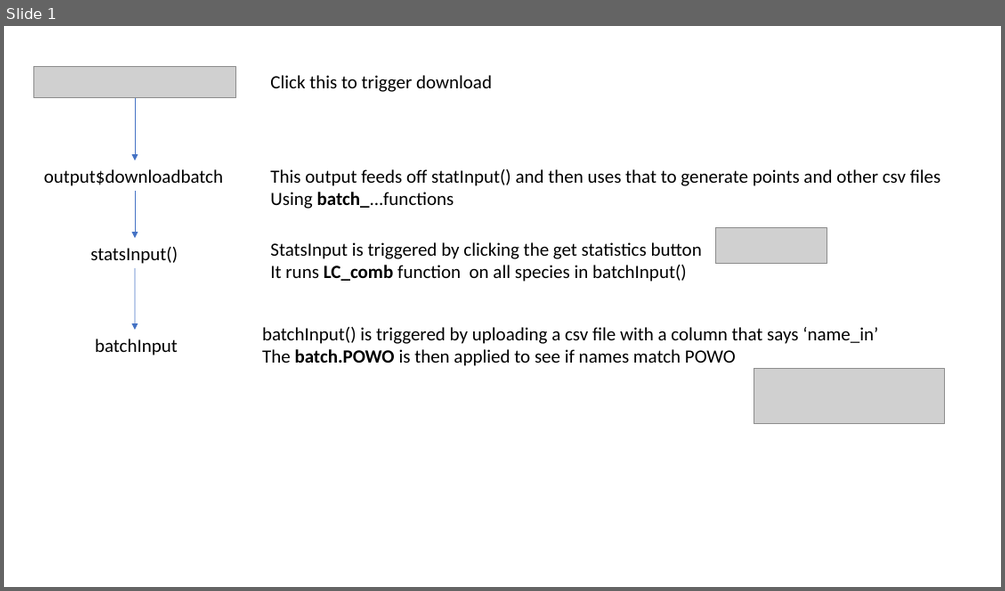
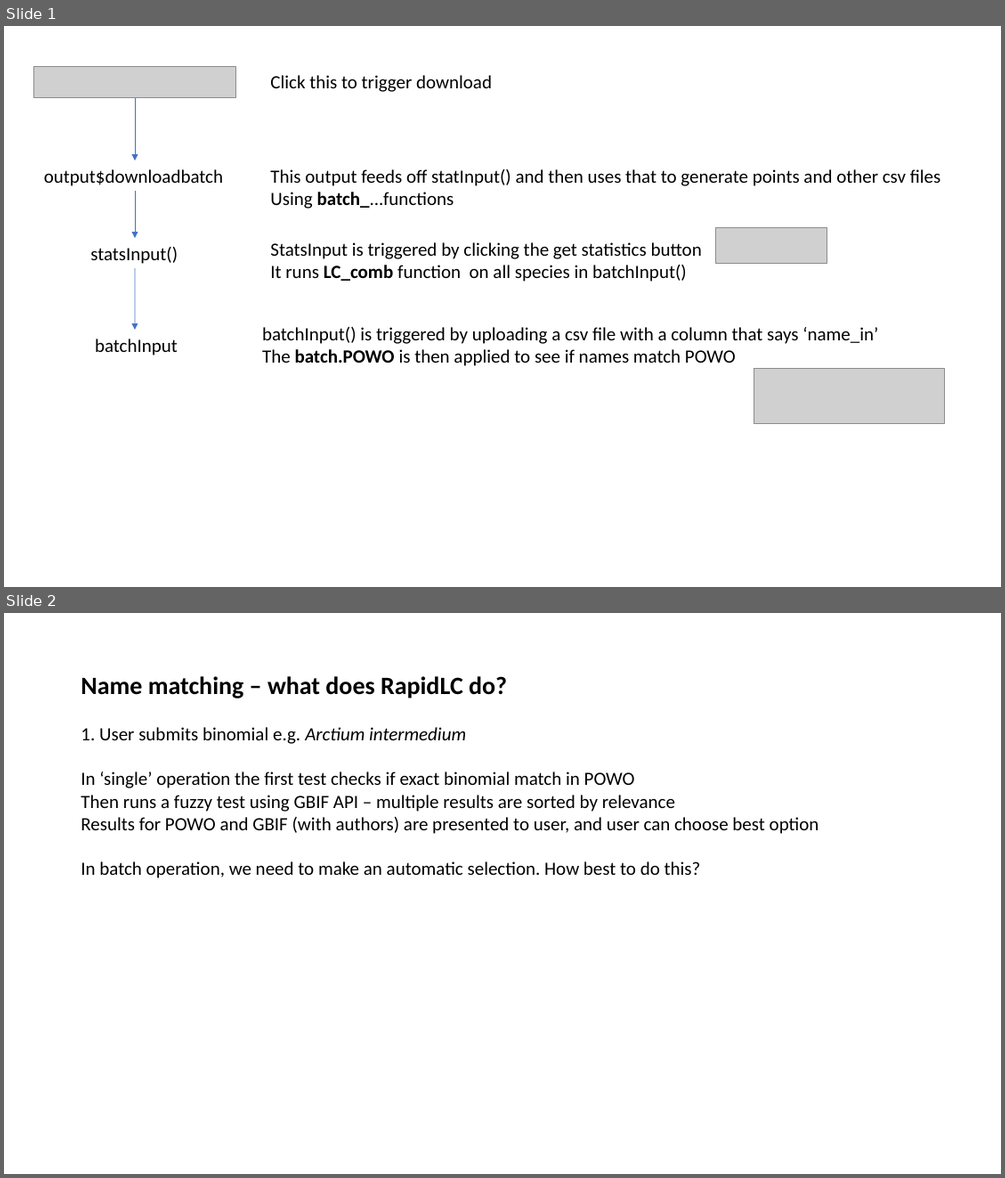
Before and after one commit to stevenpbachman/shinyRapidLeastConcern, a slide deck: Docs/Shiny_code_layout.pptx. Shown one above the other, each under a label of ours: slide 1 before the commit, slides 1 and 2 after it. The pictures are 1005x591 and 1005x1178 pixels, drawn with LibreOffice and Linux fonts; fonts in the diff are those of the drawing; grey boxes stand for pictures. Boxes give left, top, right and bottom in pixels: in the first picture for what was removed or moved away, otherwise in the second. Text is boxed around its words. In the diff, an @@ line names an element or a change of style, - is before the commit and + after.

```diff
--- a/Docs/Shiny_code_layout.pptx
+++ b/Docs/Shiny_code_layout.pptx
@@ slide 2 added at (4,613,1001,1174), background #FFFFFF @@
@@ text added at (81,676,819,878), 18 pt, text #000000 @@
+Name matching – what does RapidLC do?
+1. User submits binomial e.g. Arctium intermedium
+In ‘single’ operation the first test checks if exact binomial match in POWO
+Then runs a fuzzy test using GBIF API – multiple results are sorted by relevance
+Results for POWO and GBIF (with authors) are presented to user, and user can choose best option
+In batch operation, we need to make an automatic selection. How best to do this?
```
Also in this commit, not shown: 1 slide removed, 15 other files.
